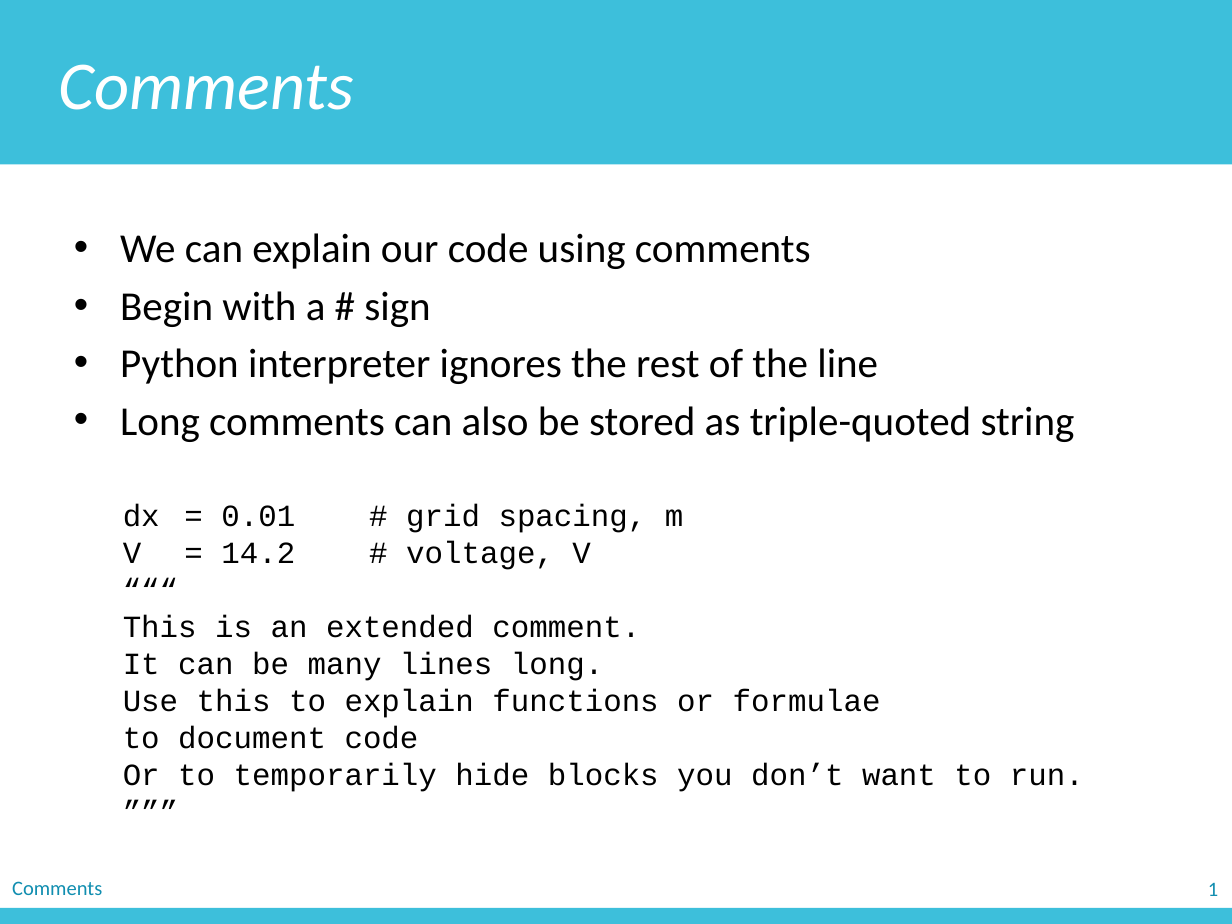
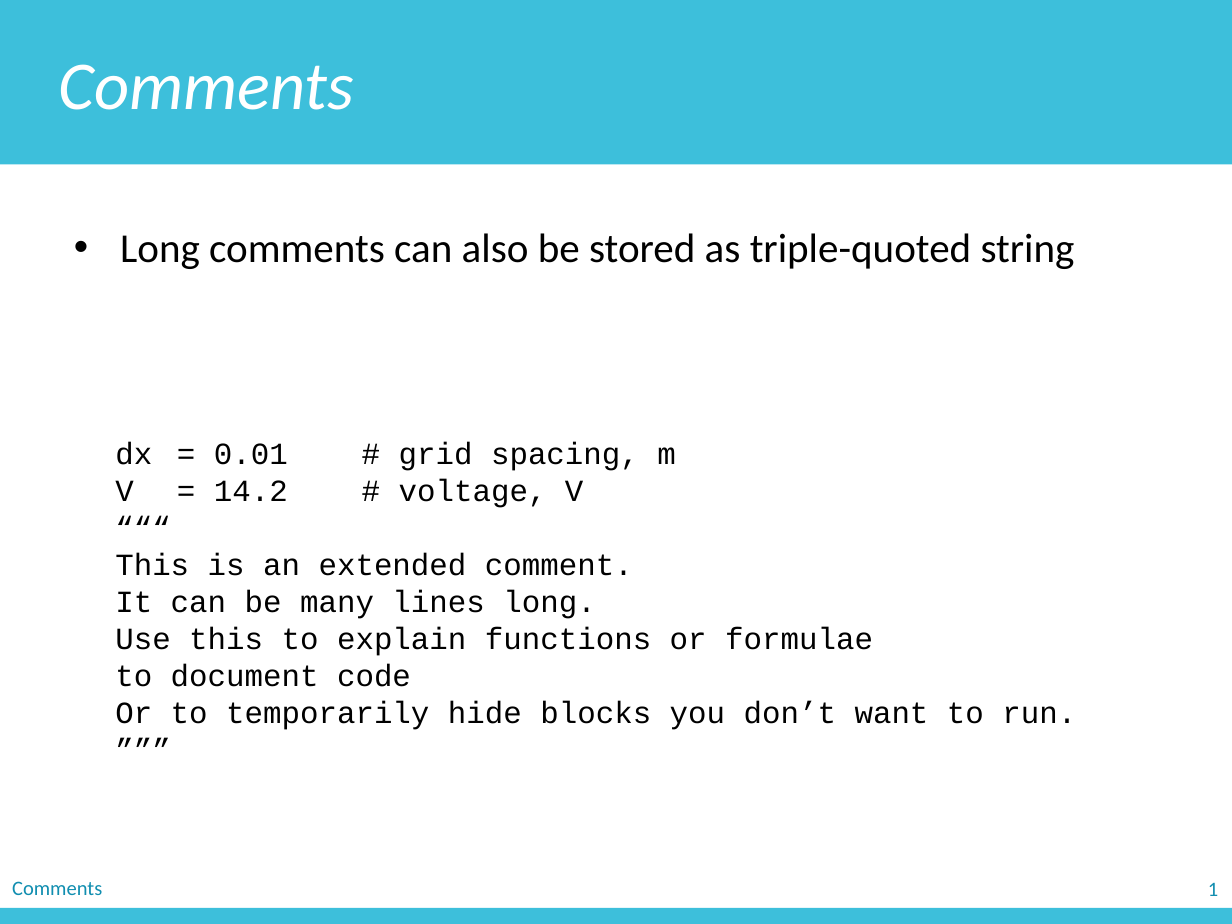
Before and after one commit to zichengliao/zuics101-fa17, a slide deck: slide 32 of lectures/lec06/lec06.pptx (slide 30 before the commit). Drawn at 1232x924 pixels with LibreOffice and Linux fonts; fonts in the diff are those of the drawing. Boxes give left, top, right and bottom in pixels: in the first picture for what was removed or moved away, otherwise in the second. Text is boxed around its words. In the diff, an @@ line names an element or a change of style, - is before the commit and + after.

```diff
--- a/lectures/lec06/lec06.pptx
+++ b/lectures/lec06/lec06.pptx
@@ text at bbox=[120, 233, 878, 384]: paragraphs removed @@
-• We can explain our code using comments
-• Begin with a # sign
-• Python interpreter ignores the rest of the line
@@ text "dx = 0.01 # grid ...": place and size @@
-text "dx = 0.01 # grid ..." at bbox=[123, 504, 1084, 792]
+text "dx = 0.01 # grid ..." at bbox=[115, 442, 1076, 730]
```
Also in this commit, not shown: 26 other slides changed, 2 slides added, 1 other file.
